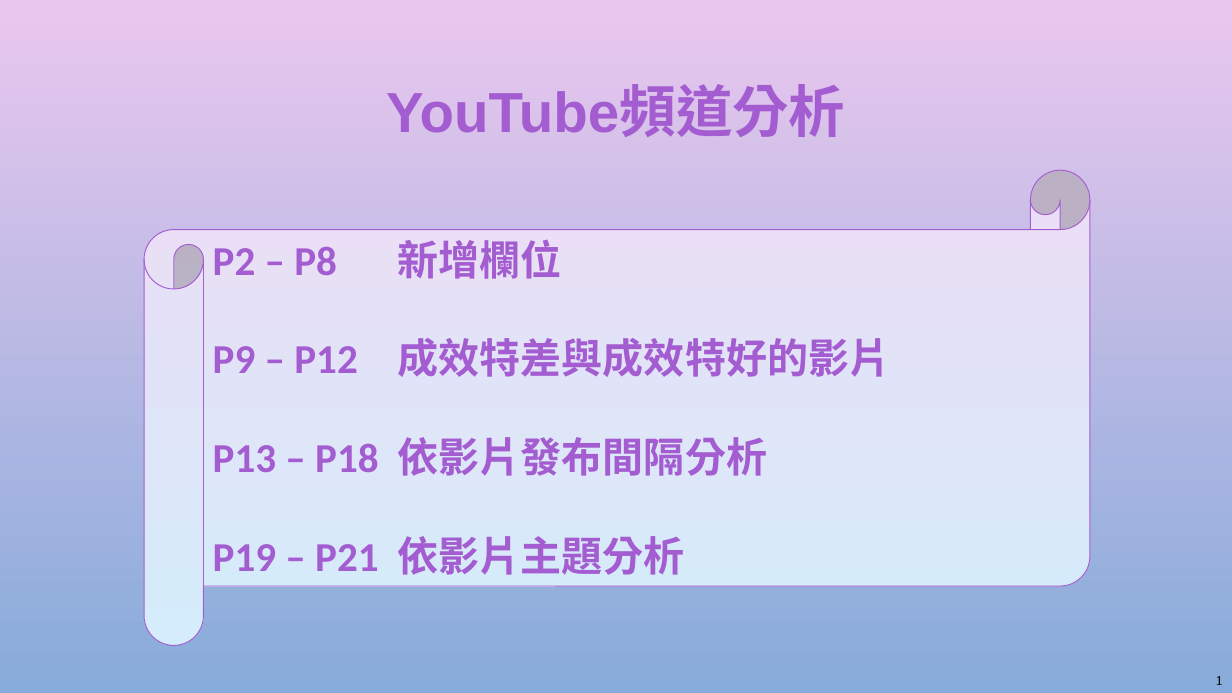
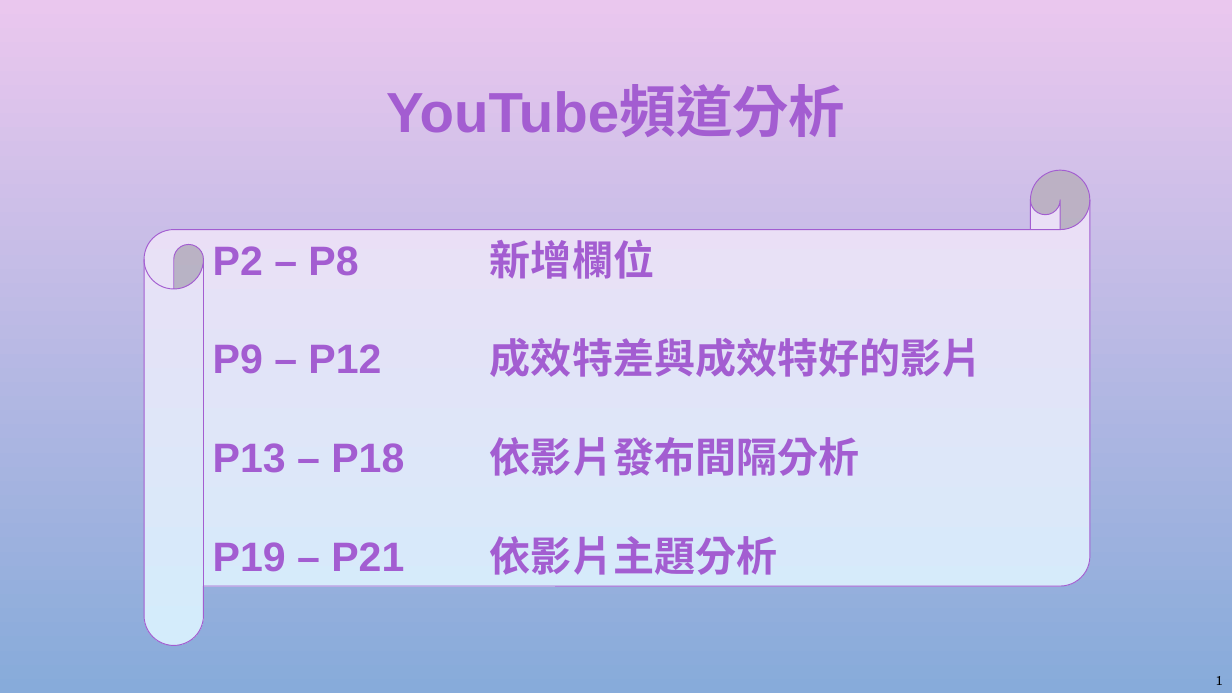
Before and after one commit to eustia0/My_Project, a slide deck: slide 1 of YouTube頻道分析/YouTube頻道分析.pptx. Drawn at 1232x693 pixels with LibreOffice and Linux fonts; fonts in the diff are those of the drawing; background and template pictures are left out. Boxes give left, top, right and bottom in pixels: in the first picture for what was removed or moved away, otherwise in the second. Text is boxed around its words. In the diff, an @@ line names an element or a change of style, - is before the commit and + after.

```diff
--- a/YouTube頻道分析/YouTube頻道分析.pptx
+++ b/YouTube頻道分析/YouTube頻道分析.pptx
@@ horizontal scroll "P2 – P8 新增欄位" at <box>144,170,1091,645</box>: font Calibri to Arial in "P2 – P8", "P9 – P12", "P13 – P18", "P19 – P21"; font Roboto to Arial in "新增欄位", "成效特差與成效特好的影片", "依影片發布間隔分析", "依影片主題分析" @@
```
